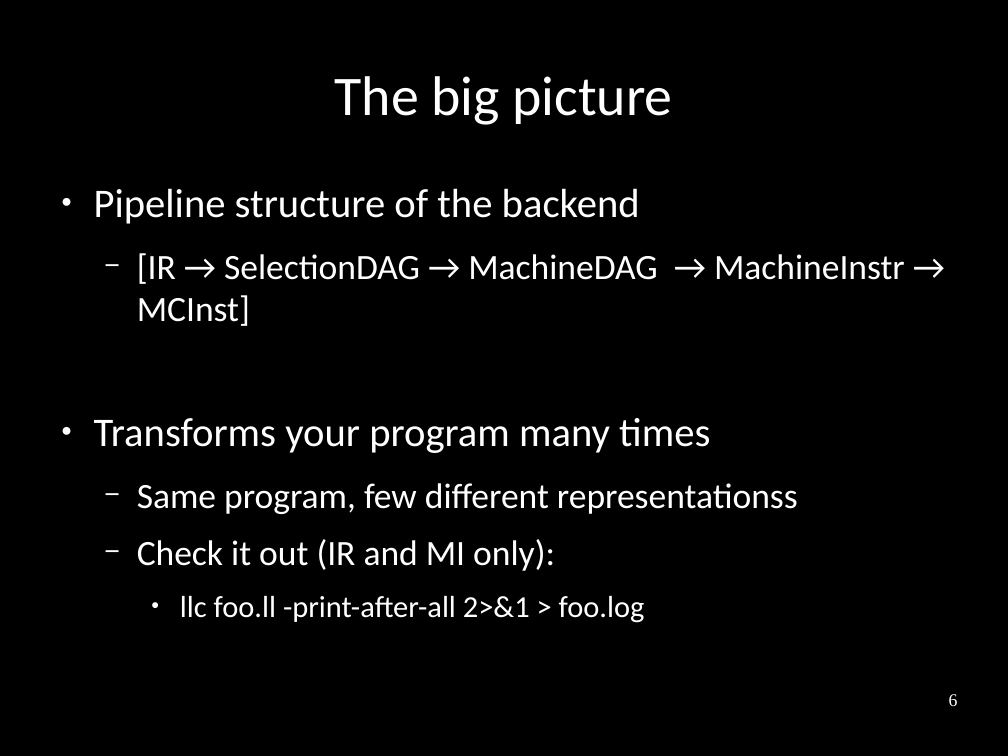
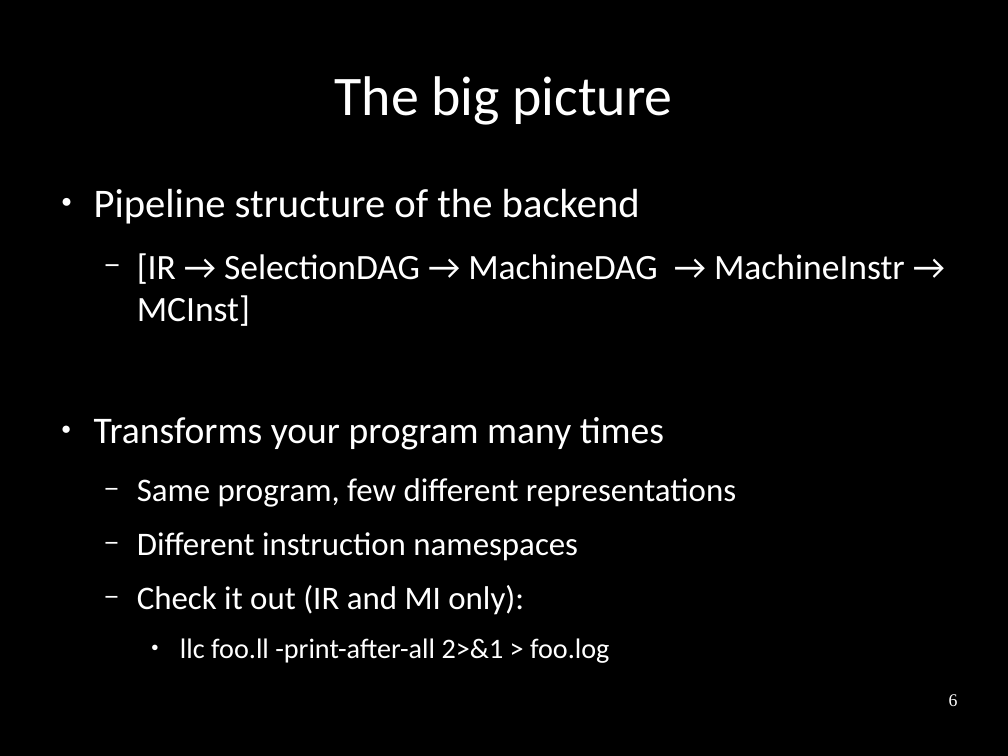
Before and after one commit to frasercrmck/llvm-leg, a slide deck: slide 6 of docs/Codeplay/Slides.odp. Drawn at 1008x756 pixels with LibreOffice and Linux fonts; fonts in the diff are those of the drawing. Boxes give left, top, right and bottom in pixels: in the first picture for what was removed or moved away, otherwise in the second. Text is boxed around its words. In the diff, an @@ line names an element or a change of style, - is before the commit and + after.

Commit message:
Many small slide changes.

```diff
--- a/docs/Codeplay/Slides.odp
+++ b/docs/Codeplay/Slides.odp
@@ text at (94, 417, 664, 663): size 32 to 29.6 pt in "Transforms your program many times"; size 28 to 25.9 pt in "Check it out (IR and MI only):"; size 24 to 22.2 pt in "llc foo.ll -print-after-all 2>&1 > foo.log" @@
@@ text at (137, 478, 736, 561): text changed; size 28 to 25.9 pt @@
-  − Same program, few different representationss
+  − Same program, few different representations
+  − Different instruction namespaces
```
Also in this commit, not shown: 19 other slides changed, 1 slide added, 4 slides removed.
